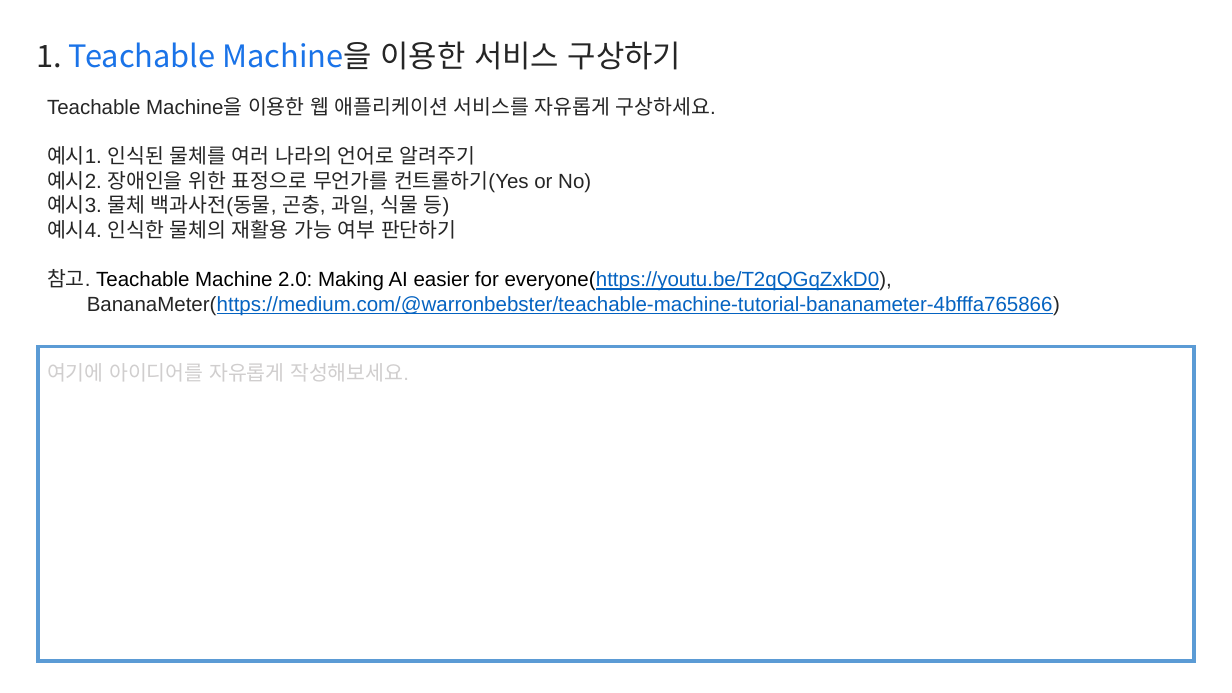
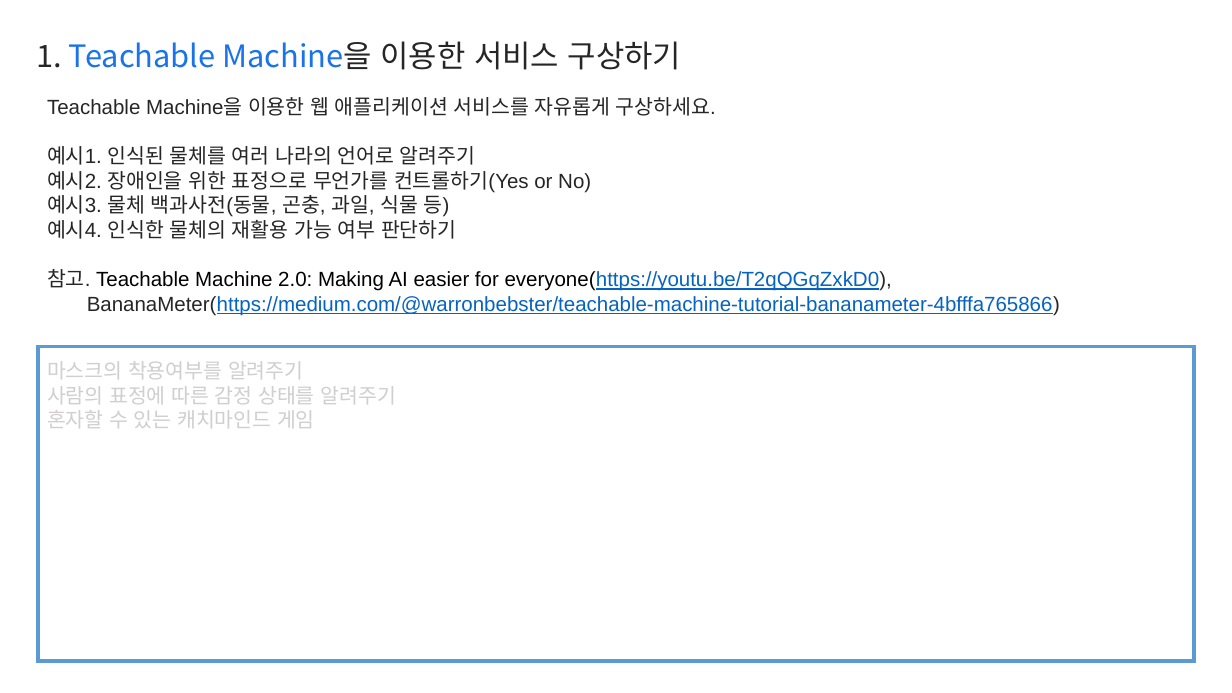
Before and after one commit to imjunyok/learn-tm, a slide deck: slide 2 of Report.pptx. Drawn at 1232x693 pixels with LibreOffice and Linux fonts; fonts in the diff are those of the drawing. Boxes give left, top, right and bottom in pixels: in the first picture for what was removed or moved away, otherwise in the second. Text is boxed around its words. In the diff, an @@ line names an element or a change of style, - is before the commit and + after.

```diff
--- a/Report.pptx
+++ b/Report.pptx
@@ text at (x1=47, y1=361, x2=396, y2=428): text changed @@
-여기에 아이디어를 자유롭게 작성해보세요.
+마스크의 착용여부를 알려주기
+사람의 표정에 따른 감정 상태를 알려주기
+혼자할 수 있는 캐치마인드 게임
```
Also in this commit, not shown: 1 other slide changed, 1 other file.
